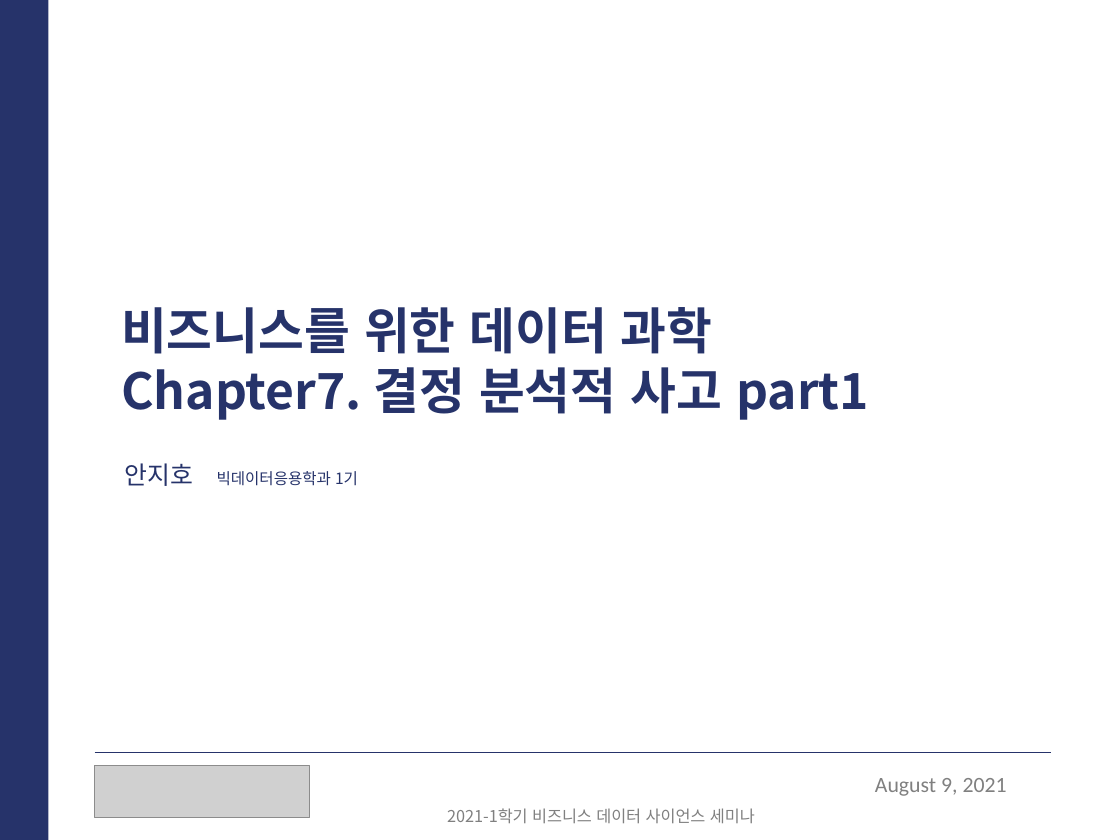
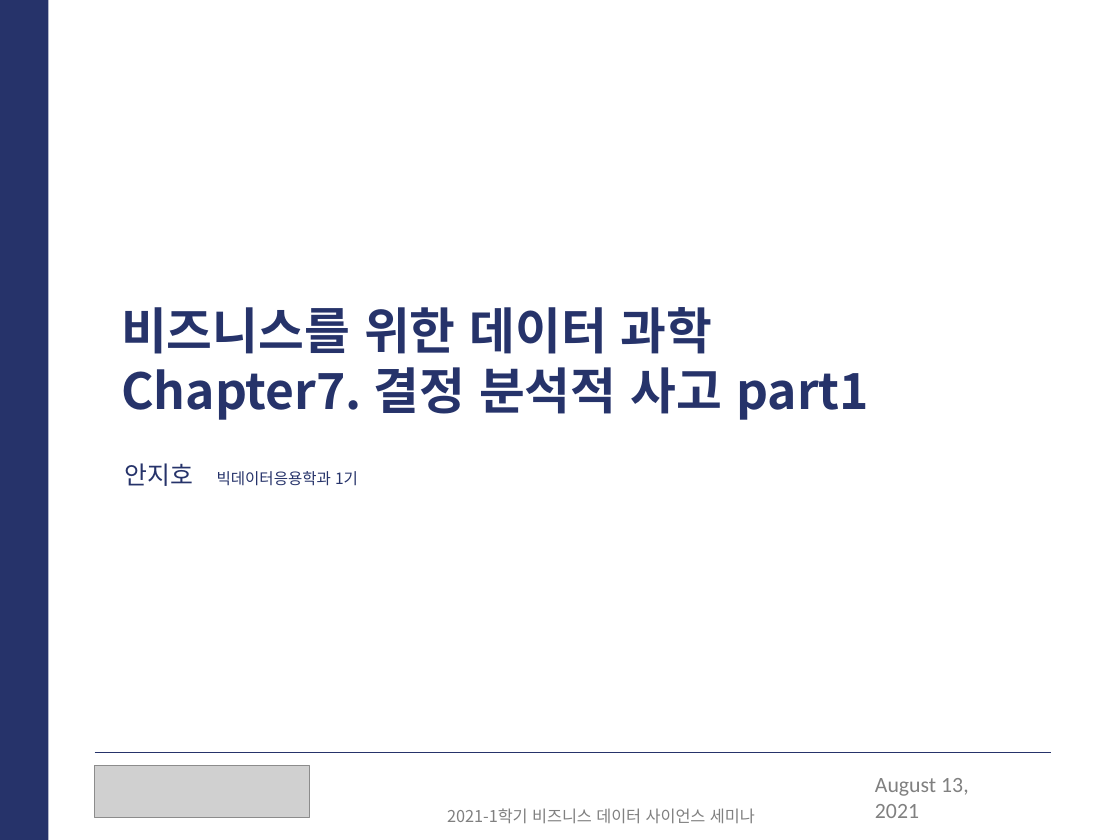
Before and after one commit to jihoahn9303/Seminar_For_Business_DS, a slide deck: slide 1 of document/비즈니스를_위한_데이터과학_7장.pptx. Drawn at 1120x840 pixels with LibreOffice and Linux fonts; fonts in the diff are those of the drawing; grey boxes stand for pictures. Boxes give left, top, right and bottom in pixels: in the first picture for what was removed or moved away, otherwise in the second. Text is boxed around its words. In the diff, an @@ line names an element or a change of style, - is before the commit and + after.

```diff
--- a/document/비즈니스를_위한_데이터과학_7장.pptx
+++ b/document/비즈니스를_위한_데이터과학_7장.pptx
@@ text at <box>875,778,969,818</box>: text changed @@
-August 9, 2021
+August 13, 2021
```
Also in this commit, not shown: 5 other slides changed.
